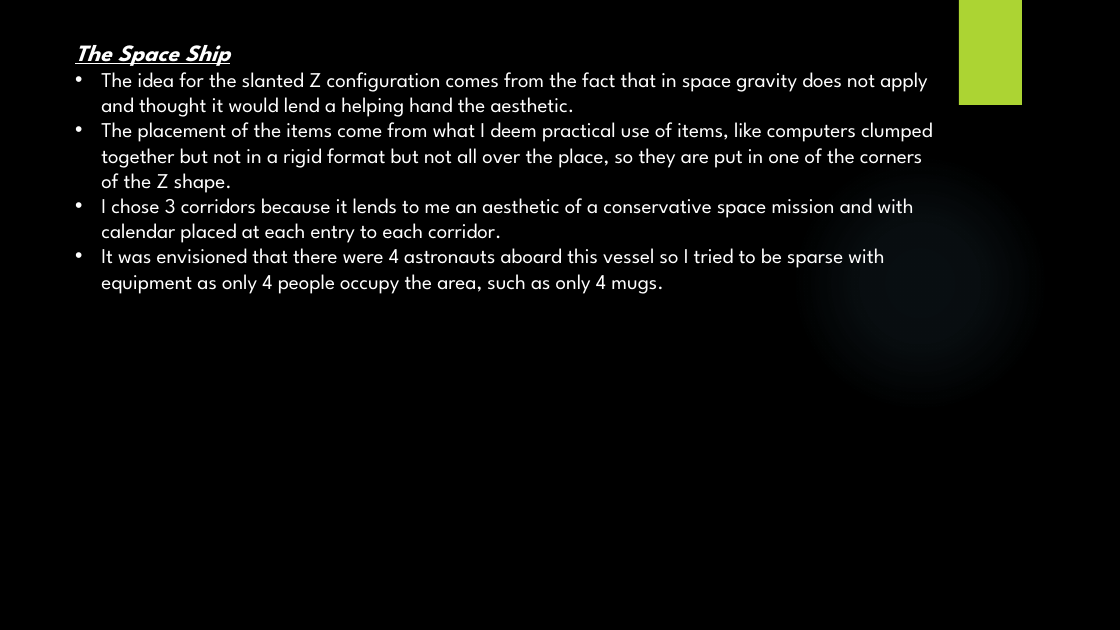
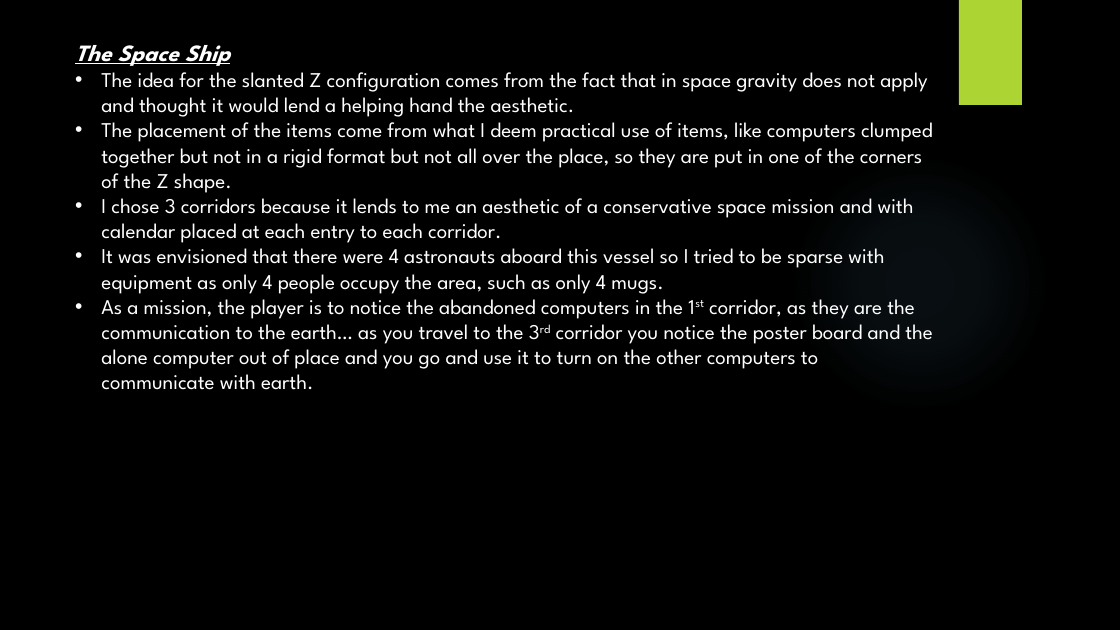
Before and after one commit to Faeblaze/Zero_Grav, a slide deck: slide 1 of documents/brief explanatations.pptx. Drawn at 1120x630 pixels with LibreOffice and Linux fonts; fonts in the diff are those of the drawing; background and template pictures are left out. Boxes give left, top, right and bottom in pixels: in the first picture for what was removed or moved away, otherwise in the second. Text is boxed around its words. In the diff, an @@ line names an element or a change of style, - is before the commit and + after.

Commit message:
added the gameplay mission to spacestation

```diff
--- a/documents/brief explanatations.pptx
+++ b/documents/brief explanatations.pptx
@@ text at <box>101,293,933,390</box>: paragraph added @@
+• As a mission, the player is to notice the abandoned computers in the 1st corridor, as they are the communication to the earth… as you travel to the 3rd corridor you notice the poster board and the alone computer out of place and you go and use it to turn on the other computers to communicate with earth.
```
Also in this commit, not shown: 1 other file.
